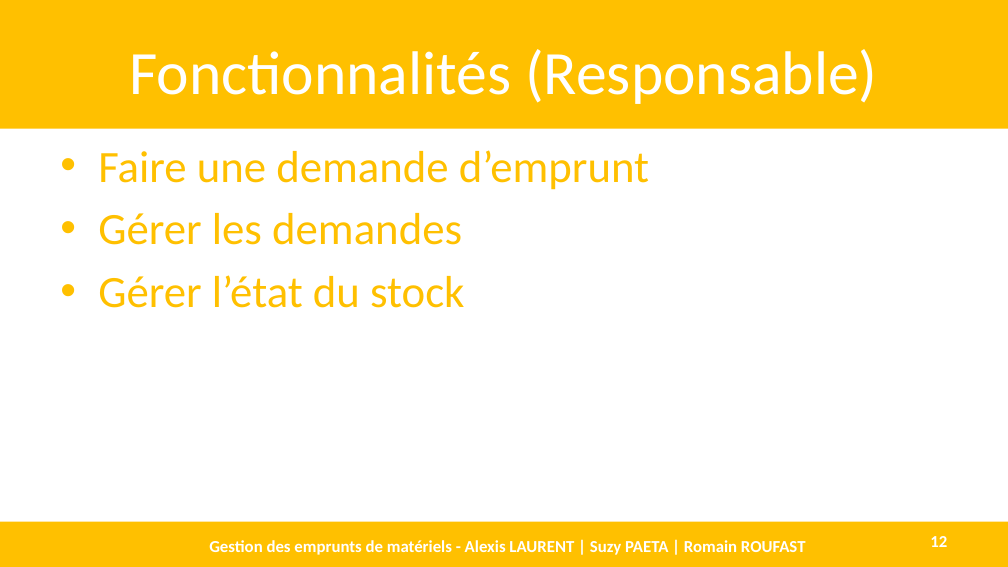
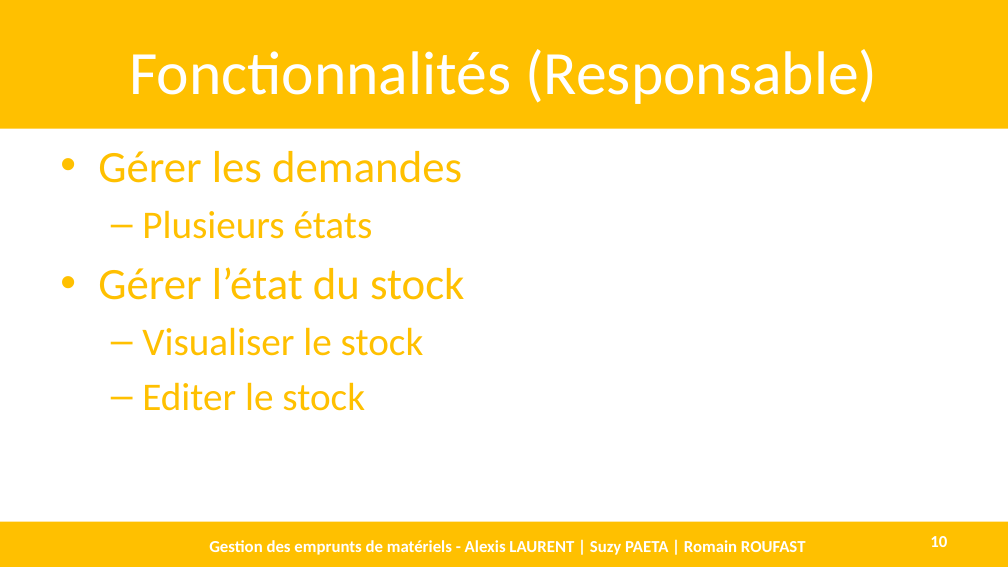
Before and after one commit to AlexisLaurent/Gestion_des_Emprunts, a slide deck: slide 10 of Livrables/D1.3 - DEF.pptx (slide 12 before the commit). Drawn at 1008x567 pixels with LibreOffice and Linux fonts; fonts in the diff are those of the drawing. Boxes give left, top, right and bottom in pixels: in the first picture for what was removed or moved away, otherwise in the second. Text is boxed around its words. In the diff, an @@ line names an element or a change of style, - is before the commit and + after.

```diff
--- a/Livrables/D1.3 - DEF.pptx
+++ b/Livrables/D1.3 - DEF.pptx
@@ text at (x1=98, y1=150, x2=649, y2=190): paragraph removed @@
-• Faire une demande d’emprunt
@@ text at (x1=142, y1=210, x2=373, y2=239): paragraph added @@
+  – Plusieurs états
@@ text at (x1=142, y1=327, x2=424, y2=411): paragraphs added @@
+  – Visualiser le stock
+  – Editer le stock
@@ page number at (x1=930, y1=536, x2=947, y2=547): text changed @@
-12
+10
```
Also in this commit, not shown: 15 other slides changed, 3 slides removed.
